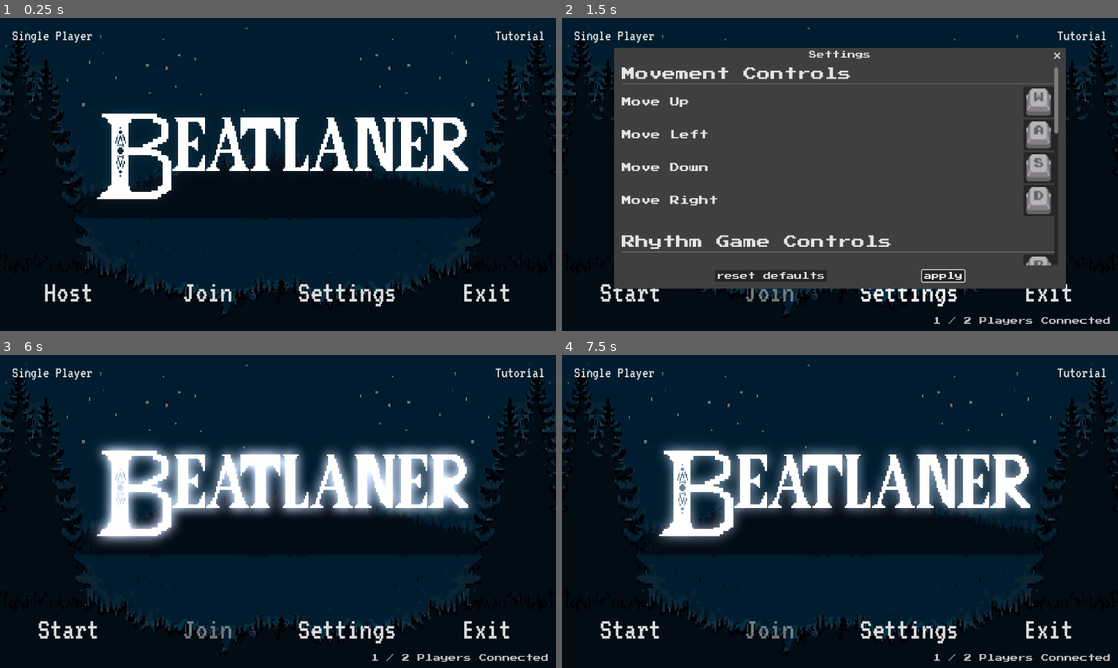
Above: before the commit, frames 1-4 (two rows, left to right).
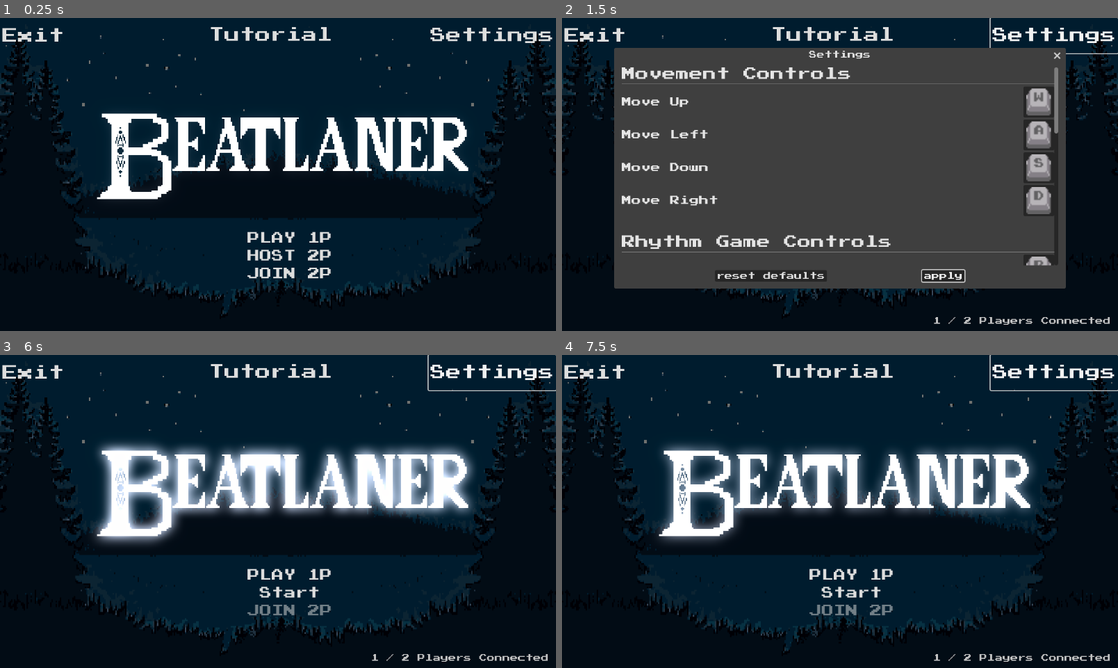
Above: after the commit, the same moments.

Repository: Rice-COMP-460-BB-Group/beatlaner-main
Game: Godot game, scene res://title/titlescreen.tscn
Two runs of this game, one before a commit and one after it. Both use one fixed random seed, a clock stepped at 60 frames per second and the inputs below. Sound files missing from this copy of the repository are replaced by a short silence.
Inputs (mouse positions are in pixels of both pictures, inside the frame that each line leads up to):
- Up to frame 1 (0.25 s): no input
- Up to frame 2 (1.5 s): click "Host" (after the commit: "HOST 2P") at 0.5 s; click "Settings" at 1.25 s
- Up to frame 3 (6 s): click "Tutorial" at 2 s; click "Start" at 2.75 s; click "Start" at 3.5 s; click "Single Player" (after the commit: "PLAY 1P") at 4.25 s; click "Single Player" (after the commit: "PLAY 1P") at 5 s; click "apply" at 5.75 s
- Up to frame 4 (7.5 s): move the mouse to (962, 495) at 6.52 s; hold W (move_up) 6.53-7.28 s; click (962, 495) at 6.6 s; move the mouse to (728, 527) at 7.27 s; hold S (move_down) from 7.28 s (still down); tap Shift (Dash) at 7.35 s

The runs differ from the first frame. In frame 1, 3.0% of the frame differs, in the area x 0-100%, y 2-93%; in frame 2, 2.2%; in frame 3, 3.0%, in the area x 0-100%, y 0-93%; in frame 4, 3.0%.

Commit message:
menu rework

Diff:
--- /dev/null
+++ b/main/TowerDestroy.gdshader
@@ -0,0 +1,43 @@
+shader_type canvas_item;
+
+uniform float progress : hint_range(0.0, 1.0); // Animate from 0.0 to 1.0
+uniform float fall_speed = 50.0; // Speed of falling dust
+uniform float jitter = 1.5; // Horizontal shake
+uniform float dissolve_noise_scale = 20.0; // How "chunky" the crumble looks
+uniform float lock_threshold = 0.; // Bottom 5% doesn't move
+uniform float chunk_size = 4.0; // Try values like 2.0, 4.0, 8.0
+float random (vec2 uv) {
+    return fract(sin(dot(uv.xy,
+        vec2(12.9898,78.233))) * 43758.5453123);
+}
+
+void fragment() {
+    vec2 uv = FRAGCOORD.xy;
+
+
+	vec2 chunk_uv = floor(UV * chunk_size) / chunk_size;
+
+    // Use noise for random crumble delay
+    float noise = random(uv / dissolve_noise_scale);
+	float height_factor = 1.0 - UV.y;
+
+	height_factor = max(height_factor - lock_threshold, 0.0) / (1.0 - lock_threshold);
+
+	float fall_start = smoothstep(0.0, 1.0, progress - noise);
+    float y_offset = fall_start * progress * fall_speed * height_factor*10.0;
+
+    // Pixels start falling after their noise value < progress
+
+
+    // Vertical fall based on time
+    //float y_offset = fall_start * progress * fall_speed;
+
+    // Sideways jitter
+    float x_offset = sin(uv.y * 10.0 + progress * 20.0) * jitter * fall_start;
+
+    // Apply offset
+    COLOR = texture(TEXTURE, UV + vec2(x_offset, -y_offset) / vec2(500,500));
+
+    // Optional fade out over time
+    //COLOR.a *= 1.0 - progress;
+}
--- a/title/titlescreen.gd
+++ b/title/titlescreen.gd
@@ -15,8 +15,7 @@
 	#$VBoxContainer/Start.grab_focus()
 	$VBoxContainer/Start.focus_mode = Control.FOCUS_NONE
 	$VBoxContainer/Join.focus_mode = Control.FOCUS_NONE
-	$VBoxContainer/Exit.focus_mode = Control.FOCUS_NONE
-	$VBoxContainer/Settings.focus_mode = Control.FOCUS_NONE
+
 	$TutorialButton.focus_mode = Control.FOCUS_NONE
 	$SelectHost.mouse_filter = Control.MOUSE_FILTER_IGNORE
 	$SelectJoin.mouse_filter = Control.MOUSE_FILTER_IGNORE
--- a/title/titlescreen.tscn
+++ b/title/titlescreen.tscn
@@ -53,60 +53,72 @@
 offset_right = 40.0
 offset_bottom = 40.0
 
-[node name="VBoxContainer" type="HBoxContainer" parent="."]
+[node name="Exit" type="Button" parent="."]
+layout_mode = 2
+offset_left = 1.0
+offset_top = 1.0
+offset_right = 137.0
+offset_bottom = 74.0
+size_flags_horizontal = 6
+focus_next = NodePath("../VBoxContainer/Start")
+focus_previous = NodePath(".")
+theme_override_font_sizes/font_size = 32
+text = "Exit"
+flat = true
+
+[node name="Settings" type="Button" parent="."]
+layout_mode = 2
+offset_left = 888.0
+offset_right = 1152.0
+offset_bottom = 73.0
+size_flags_horizontal = 6
+focus_next = NodePath("../Exit")
+focus_previous = NodePath("../VBoxContainer/Join")
+theme_override_font_sizes/font_size = 32
+text = "Settings"
+flat = true
+
+[node name="VBoxContainer" type="VBoxContainer" parent="."]
 layout_mode = 1
 anchors_preset = 15
 anchor_right = 1.0
 anchor_bottom = 1.0
-offset_top = 499.0
-offset_right = 1151.0
-offset_bottom = 637.0
+offset_left = 25.0
+offset_top = 346.0
+offset_right = 1176.0
+offset_bottom = 639.0
 grow_horizontal = 2
 grow_vertical = 2
 pivot_offset = Vector2(1155, 298.5)
 alignment = 1
 
+[node name="SinglePlayer" type="Button" parent="VBoxContainer"]
+layout_direction = 2
+layout_mode = 2
+size_flags_horizontal = 6
+focus_next = NodePath("../../Exit")
+focus_previous = NodePath("../../Exit")
+theme_override_font_sizes/font_size = 25
+text = "PLAY 1P"
+flat = true
+
 [node name="Start" type="Button" parent="VBoxContainer"]
 layout_direction = 2
 layout_mode = 2
 size_flags_horizontal = 6
-focus_next = NodePath("../Exit")
-focus_previous = NodePath("../Exit")
-theme_override_fonts/font = ExtResource("2_o2rih")
-theme_override_font_sizes/font_size = 64
-text = "Host"
-flat = true
-icon_alignment = 1
-vertical_icon_alignment = 0
+focus_next = NodePath("../../Exit")
+focus_previous = NodePath("../../Exit")
+theme_override_font_sizes/font_size = 25
+text = "HOST 2P"
+flat = true
 
 [node name="Join" type="Button" parent="VBoxContainer"]
 layout_mode = 2
 size_flags_horizontal = 6
-focus_next = NodePath("../Exit")
-focus_previous = NodePath("../Exit")
-theme_override_fonts/font = ExtResource("2_o2rih")
-theme_override_font_sizes/font_size = 64
-text = "Join"
-flat = true
-
-[node name="Settings" type="Button" parent="VBoxContainer"]
-layout_mode = 2
-size_flags_horizontal = 6
-focus_next = NodePath("../Exit")
-focus_previous = NodePath("../Join")
-theme_override_fonts/font = ExtResource("2_o2rih")
-theme_override_font_sizes/font_size = 64
-text = "Settings"
-flat = true
-
-[node name="Exit" type="Button" parent="VBoxContainer"]
-layout_mode = 2
-size_flags_horizontal = 6
-focus_next = NodePath("../Start")
-focus_previous = NodePath(".")
-theme_override_fonts/font = ExtResource("2_o2rih")
-theme_override_font_sizes/font_size = 64
-text = "Exit"
+focus_next = NodePath("../../Exit")
+focus_previous = NodePath("../../Exit")
+theme_override_font_sizes/font_size = 25
+text = "JOIN 2P"
 flat = true
 
 [node name="Background" type="AudioStreamPlayer2D" parent="."]
@@ -214,32 +226,16 @@
 expand_mode = 1
 script = ExtResource("12_kp6lg")
 
-[node name="SinglePlayer" type="Button" parent="."]
+[node name="TutorialButton" type="Button" parent="."]
 layout_direction = 2
 layout_mode = 0
-offset_left = 21.0
-offset_right = 196.0
-offset_bottom = 74.0
+offset_left = 429.0
+offset_top = -2.0
+offset_right = 693.0
+offset_bottom = 72.0
 size_flags_horizontal = 6
 focus_next = NodePath("../Exit")
 focus_previous = NodePath("../Exit")
-theme_override_fonts/font = ExtResource("2_o2rih")
-theme_override_font_sizes/font_size = 32
-text = "Single Player"
-flat = true
-icon_alignment = 1
-vertical_icon_alignment = 0
-
-[node name="TutorialButton" type="Button" parent="."]
-layout_direction = 2
-layout_mode = 0
-offset_left = 1022.0
-offset_right = 1132.0
-offset_bottom = 74.0
-size_flags_horizontal = 6
-focus_next = NodePath("../Exit")
-focus_previous = NodePath("../Exit")
-theme_override_fonts/font = ExtResource("2_o2rih")
 theme_override_font_sizes/font_size = 32
 text = "Tutorial"
 flat = true
@@ -258,6 +254,17 @@
 offset_bottom = 358.0
 texture = ExtResource("14_4tjq8")
 
+[connection signal="focus_entered" from="Exit" to="." method="_on_button_focus_entered"]
+[connection signal="mouse_entered" from="Exit" to="." method="_on_exit_mouse_entered"]
+[connection signal="mouse_exited" from="Exit" to="." method="_on_exit_mouse_exited"]
+[connection signal="pressed" from="Exit" to="." method="_on_exit_pressed"]
+[connection signal="pressed" from="Exit" to="." method="_on_button_pressed"]
+[connection signal="focus_entered" from="Settings" to="." method="_on_button_focus_entered"]
+[connection signal="mouse_entered" from="Settings" to="." method="_on_settings_mouse_entered"]
+[connection signal="mouse_exited" from="Settings" to="." method="_on_settings_mouse_exited"]
+[connection signal="pressed" from="Settings" to="." method="_on_settings_pressed"]
+[connection signal="focus_entered" from="VBoxContainer/SinglePlayer" to="." method="_on_button_focus_entered"]
+[connection signal="pressed" from="VBoxContainer/SinglePlayer" to="." method="_on_single_player_pressed"]
 [connection signal="focus_entered" from="VBoxContainer/Start" to="." method="_on_button_focus_entered"]
 [connection signal="mouse_entered" from="VBoxContainer/Start" to="." method="_on_start_mouse_entered"]
 [connection signal="mouse_exited" from="VBoxContainer/Start" to="." method="_on_start_mouse_exited"]
@@ -267,18 +274,7 @@
 [connection signal="mouse_entered" from="VBoxContainer/Join" to="." method="_on_join_mouse_entered"]
 [connection signal="mouse_exited" from="VBoxContainer/Join" to="." method="_on_join_mouse_exited"]
 [connection signal="pressed" from="VBoxContainer/Join" to="." method="_on_join_pressed"]
-[connection signal="focus_entered" from="VBoxContainer/Settings" to="." method="_on_button_focus_entered"]
-[connection signal="mouse_entered" from="VBoxContainer/Settings" to="." method="_on_settings_mouse_entered"]
-[connection signal="mouse_exited" from="VBoxContainer/Settings" to="." method="_on_settings_mouse_exited"]
-[connection signal="pressed" from="VBoxContainer/Settings" to="." method="_on_settings_pressed"]
-[connection signal="focus_entered" from="VBoxContainer/Exit" to="." method="_on_button_focus_entered"]
-[connection signal="mouse_entered" from="VBoxContainer/Exit" to="." method="_on_exit_mouse_entered"]
-[connection signal="mouse_exited" from="VBoxContainer/Exit" to="." method="_on_exit_mouse_exited"]
-[connection signal="pressed" from="VBoxContainer/Exit" to="." method="_on_exit_pressed"]
-[connection signal="pressed" from="VBoxContainer/Exit" to="." method="_on_button_pressed"]
 [connection signal="confirmed" from="JoinIP" to="." method="_on_join_ip_confirmed"]
 [connection signal="confirmed" from="ErrorDialog" to="." method="_on_join_ip_confirmed"]
-[connection signal="focus_entered" from="SinglePlayer" to="." method="_on_button_focus_entered"]
-[connection signal="pressed" from="SinglePlayer" to="." method="_on_single_player_pressed"]
 [connection signal="focus_entered" from="TutorialButton" to="." method="_on_button_focus_entered"]
 [connection signal="pressed" from="TutorialButton" to="." method="_on_tutorial_button_pressed"]
Not shown, added: main/TowerDestroy.gdshader.uid
